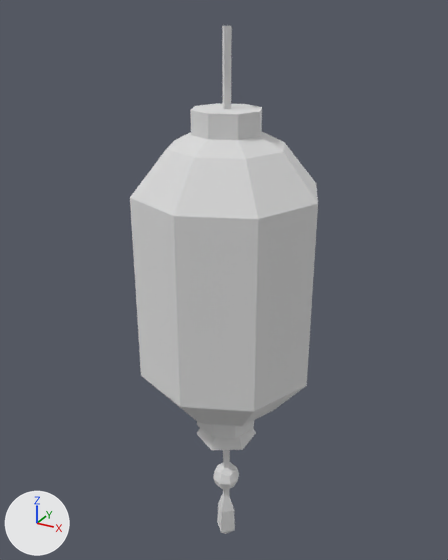
A saved change to the glTF model public/models/lantern-long.glb.
Both versions are drawn from a 50 mm lens placed at (0.998, -1.834, 0.921), pointed at (-0.041, 0.056, -0.024). Arrows for +X, +Y and +Z are at lower left; the lights stay in place. Where no turn or scale is listed for an object, it has been applied to the vertices.

The first picture shows 'lantern-long'.
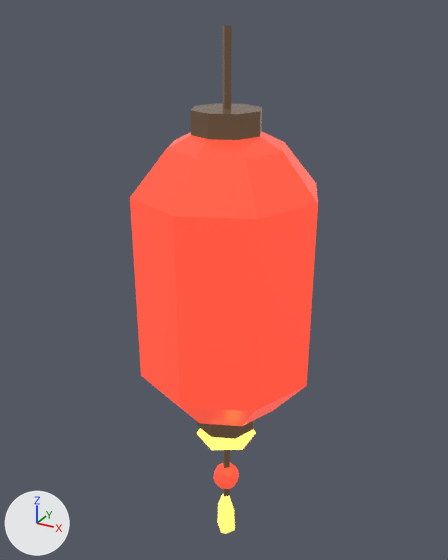
Boxes (x1, y1, x2, y2) around the edits, measured in the pictures (448 x 560 px):
'lantern-long', recoloured (grey to red)
    both: (130, 25, 318, 534)

What changed in the scene script:
```text
Add img_base:
    img_base = load_image('base', '_unpacked/base', 1024, 1024, 'sRGB')
Add mat_lowpoly_colors_001:
    mat_lowpoly_colors_001 = bpy.data.materials.new('LOWPOLY-COLORS.001')
    # uses the picture img_base
Change me_lantern_long:
    where me_lantern_long.from_pydata(...)  # 127 vertices, 228 faces; spans x -0.33..0.33, y -0.33..0.33, z -1.23..0.87
    remove me_lantern_long.materials.append(mat_lowpoly_colors)  # white #e7e7e7
    add me_lantern_long.materials.append(mat_lowpoly_colors_001)
```
